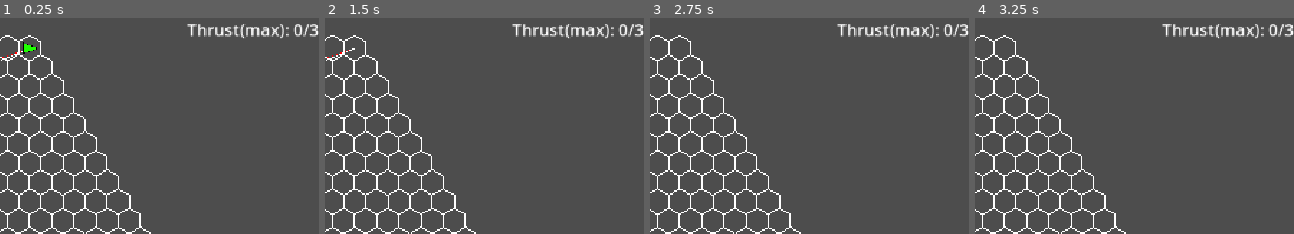
Above: before the commit, frames 1-4 (left to right).
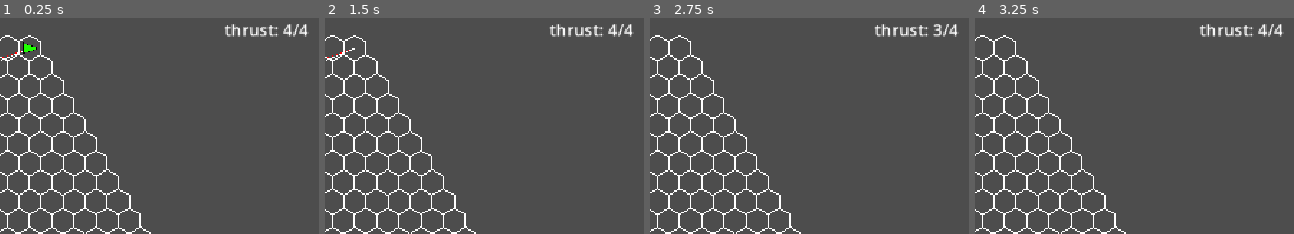
Above: after the commit, the same moments.

Repository: Idandot/Space-Arena
Game: Godot game, scene res://Base Class/Arena.tscn
Same seed, same stepped clock (60 frames per second), same inputs: the game is played once before the commit and once after it.
Inputs:
- Up to frame 1 (0.25 s): no input
- Up to frame 2 (1.5 s): tap Enter (end_phase) at 0.5, 0.6, 1.35 s; hold Right (turn_right) 0.53-1.28 s; hold Down (brake) from 1.28 s (still down)
- Up to frame 3 (2.75 s): tap Space at 2 s; release Down (brake) at 2.03 s; hold Right (turn_right) from 2.03 s (still down); tap Enter (end_phase) at 2.1 s
- Up to frame 4 (3.25 s): tap Enter (end_phase) at 2.75, 2.85 s; release Right (turn_right) at 2.78 s; hold Up (accelerate) from 2.78 s (still down)
The pictures show only the part of the screen within x 50-100%, y 0-50%; the shares and areas given below are measured in that part.

The runs differ from the first frame. In frame 1, 1.5% of the frame differs, in the area x 58-100%, y 2-10%; in frame 2, 1.5%; in frame 3, 1.5%; in frame 4, 1.5%.

Commit message:
Engine 0.1.4.1 UI

Diff:
--- a/Autoload Class/EventManager.gd
+++ /dev/null
@@ -1 +0,0 @@
-extends Node
--- /dev/null
+++ b/Autoload Class/GameEvents.gd
@@ -0,0 +1,3 @@
+extends Node
+
+signal thrust_changed(actor: Actor, thrust: int, max_thrust: int)
--- /dev/null
+++ b/Autoload Class/UIManager.gd
@@ -0,0 +1,12 @@
+extends Node
+class_name UIManager
+
+@export var thrust_label: Label
+
+func _ready() -> void:
+	GameEvents.thrust_changed.connect(_update_thrust_label)
+
+func _update_thrust_label(_actor: Actor, thrust: int, max_thrust: int):
+	if !thrust_label:
+		return
+	thrust_label.text = "thrust: " + str(thrust) + "/" + str(max_thrust)
--- a/Base Class/Arena.tscn
+++ b/Base Class/Arena.tscn
@@ -1,11 +1,12 @@
-[gd_scene load_steps=8 format=3 uid="uid://desilnlp5gqtr"]
+[gd_scene load_steps=9 format=3 uid="uid://desilnlp5gqtr"]
 
 [ext_resource type="Script" uid="uid://dwvjpdp1pitku" path="res://Base Class/Arena.gd" id="1_q4evv"]
 [ext_resource type="PackedScene" uid="uid://drbie2ve3q7dd" path="res://Base Class/Hex.tscn" id="3_4hi4l"]
 [ext_resource type="Resource" uid="uid://dagje7y2fl2qg" path="res://Resources/Game Configs/Debug.tres" id="4_4lkml"]
 [ext_resource type="Script" uid="uid://bsxmn8p1yrsl7" path="res://Base Class/ArenaCam.gd" id="4_kmxm0"]
 [ext_resource type="Script" uid="uid://ra5ms2jmqdqj" path="res://Autoload Class/HexGrid.gd" id="4_t804p"]
-[ext_resource type="Script" uid="uid://3ie11nou16mr" path="res://Autoload Class/TurnManager.gd" id="6_5jmcn"]
+[ext_resource type="Script" uid="uid://3ie11nou16mr" path="res://Base Class/TurnManager.gd" id="6_5jmcn"]
+[ext_resource type="Script" uid="uid://dvhdky2xyyqyb" path="res://Autoload Class/UIManager.gd" id="7_2o31o"]
 
 [sub_resource type="Theme" id="Theme_s45n5"]
 default_font_size = 24
@@ -24,20 +25,9 @@
 [node name="TurnManager" type="Node" parent="."]
 script = ExtResource("6_5jmcn")
 
-[node name="CanvasLayer" type="CanvasLayer" parent="."]
-
-[node name="UI" type="Control" parent="CanvasLayer"]
-custom_minimum_size = Vector2(40, 40)
-layout_mode = 3
-anchors_preset = 15
-anchor_right = 1.0
-anchor_bottom = 1.0
-offset_left = -20.0
-offset_top = -20.0
-offset_right = -20.0
-offset_bottom = -20.0
-grow_horizontal = 2
-grow_vertical = 2
+[node name="CanvasLayer" type="CanvasLayer" parent="." node_paths=PackedStringArray("thrust_label")]
+script = ExtResource("7_2o31o")
+thrust_label = NodePath("Label")
 
 [node name="Label" type="Label" parent="CanvasLayer"]
 anchors_preset = 1
--- a/Autoload Class/TurnManager.gd
+++ b/Base Class/TurnManager.gd
@@ -19,8 +19,6 @@
 
 ##начинает игровой цикл
 func start_game(actors: Array[Actor], game_config: GameConfig) -> void:
-	#Для задержки начала игры, если нужно снять видео
-	#await get_tree().create_timer(2).timeout
 	if _current_game_state != game_states.INACTIVE:
 		push_warning("Game is already started")
 		return
--- a/Modules/EngineModule.gd
+++ b/Modules/EngineModule.gd
@@ -70,6 +70,7 @@
 	if !_active:
 		return
 	_thrust = min(_thrust + engine_config.thrust_regeneration, engine_config.max_thrust)
+	GameEvents.thrust_changed.emit(parent, _thrust, engine_config.max_thrust)
 
 func _try_spend_thrust(amount: int) -> bool:
 	if !_active:
@@ -78,6 +79,7 @@
 		print("Not enough thrust to make action")
 		return false
 	_thrust -= amount
+	GameEvents.thrust_changed.emit(parent, _thrust, engine_config.max_thrust)
 	return true
 
 func _apply_impulse(power: int):
--- a/Resources/ActorConfigs/Basic Actor.tres
+++ b/Resources/ActorConfigs/Basic Actor.tres
@@ -10,4 +10,3 @@
 color = Color(0.117647, 1, 0, 1)
 unique_spawnpoint = true
 spawn_point = Vector2i(10, -10)
-initial_facing = "L"
--- a/Resources/Textures/Ship.tres
+++ b/Resources/Textures/Ship.tres
@@ -1,11 +1,9 @@
 [gd_resource type="Resource" script_class="TMTexture" load_steps=2 format=3 uid="uid://dkxvnl4kxb403"]
 
-[ext_resource type="Script" path="res://Resources/Textures/TMTexture.gd" id="1_fl5bs"]
+[ext_resource type="Script" uid="uid://bppjimsyxegic" path="res://Resources/Textures/TMTexture.gd" id="1_fl5bs"]
 
 [resource]
 script = ExtResource("1_fl5bs")
 points = [Vector2(-30, 25), Vector2(-30, -25), Vector2(40, 0)]
-line_color = Color(0, 0, 0, 1)
 line_width = 5.0
 fill = true
-fill_color = Color(1, 1, 1, 1)
--- a/project.godot
+++ b/project.godot
@@ -18,7 +18,8 @@
 [autoload]
 
 HexGridClass="*res://Autoload Class/HexGrid.gd"
-EventManager="*res://Autoload Class/EventManager.gd"
+EventManager="*res://Autoload Class/UIManager.gd"
+GameEvents="*res://Autoload Class/GameEvents.gd"
 
 [display]
 
Not shown: 1 places in Base Class/ActionRegistry.tscn that only renumber resources
Not shown: 1 places in Base Class/Hex.tscn that only renumber resources
Not shown, changed: icon.svg.import
